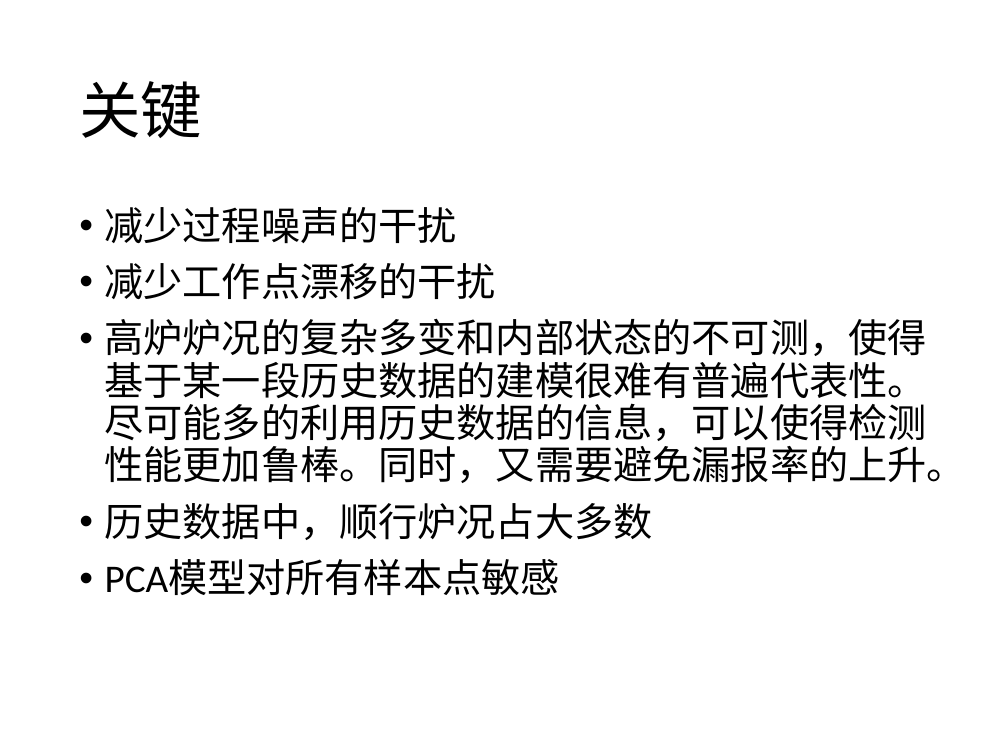
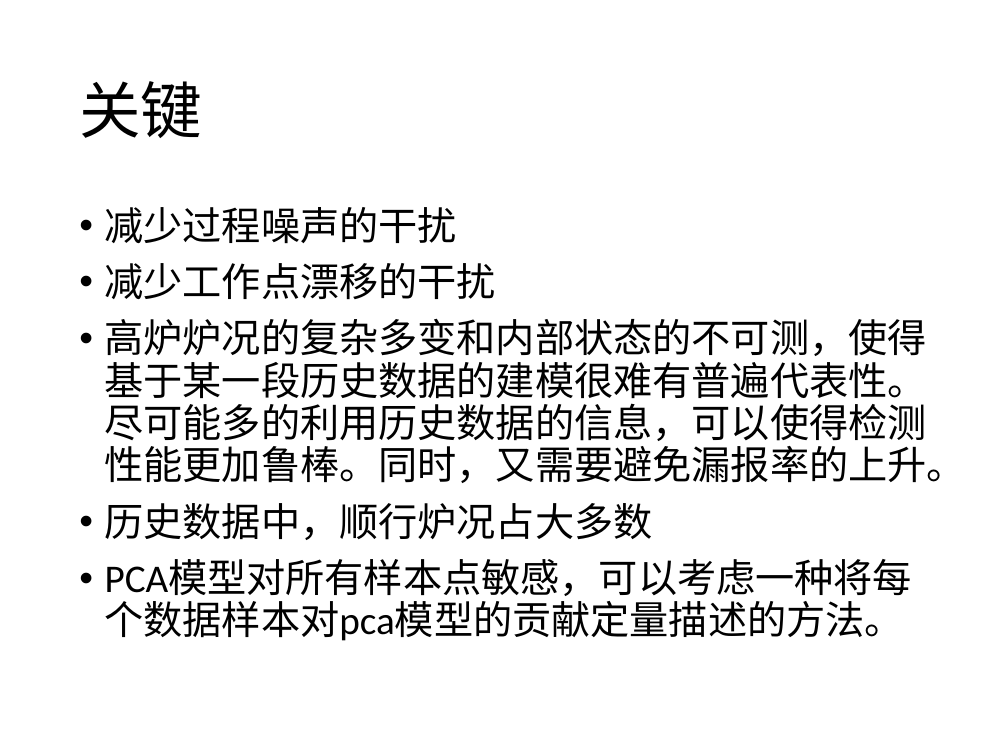
Before and after one commit to prm10/paper, a slide deck: slide 12 of presentation/msi.pptx (slide 10 before the commit). Drawn at 1008x756 pixels with LibreOffice and Linux fonts; fonts in the diff are those of the drawing. Boxes give left, top, right and bottom in pixels: in the first picture for what was removed or moved away, otherwise in the second. Text is boxed around its words. In the diff, an @@ line names an element or a change of style, - is before the commit and + after.

```diff
--- a/presentation/msi.pptx
+++ b/presentation/msi.pptx
@@ text at [105,559,913,641]: text changed @@
-• PCA模型对所有样本点敏感
+• PCA模型对所有样本点敏感，可以考虑一种将每个数据样本对pca模型的贡献定量描述的方法。
```
Also in this commit, not shown: 10 other slides changed, 6 slides added, 3 slides removed, 2 other files.
